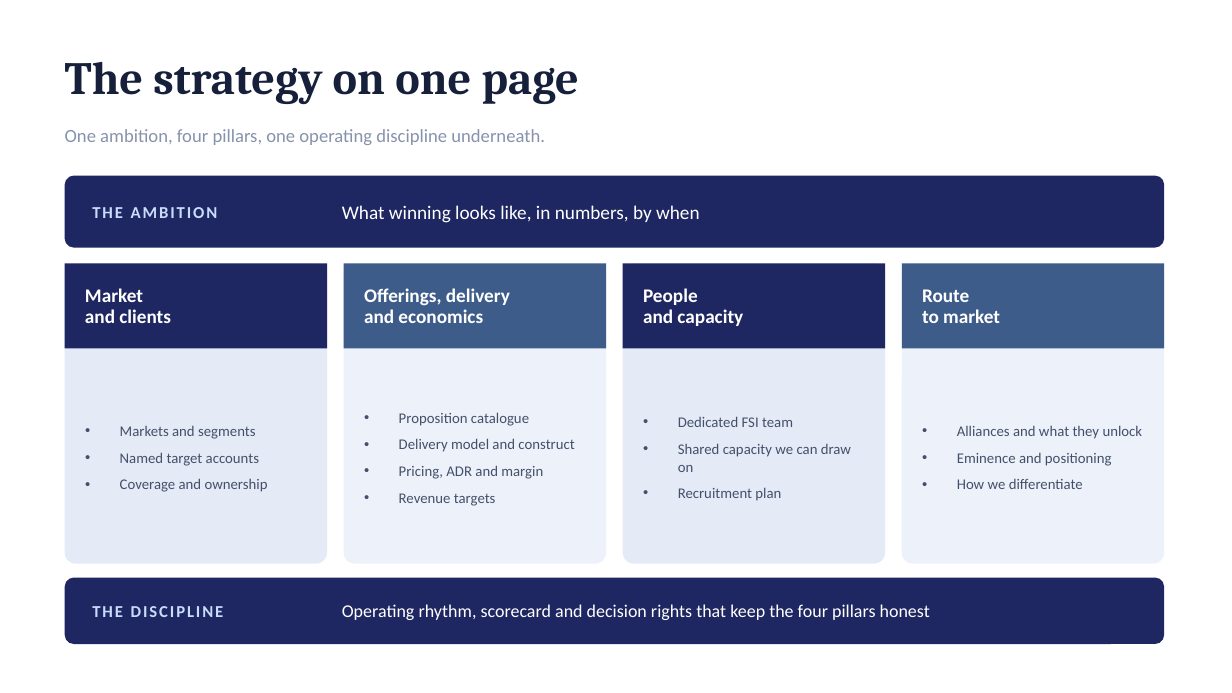
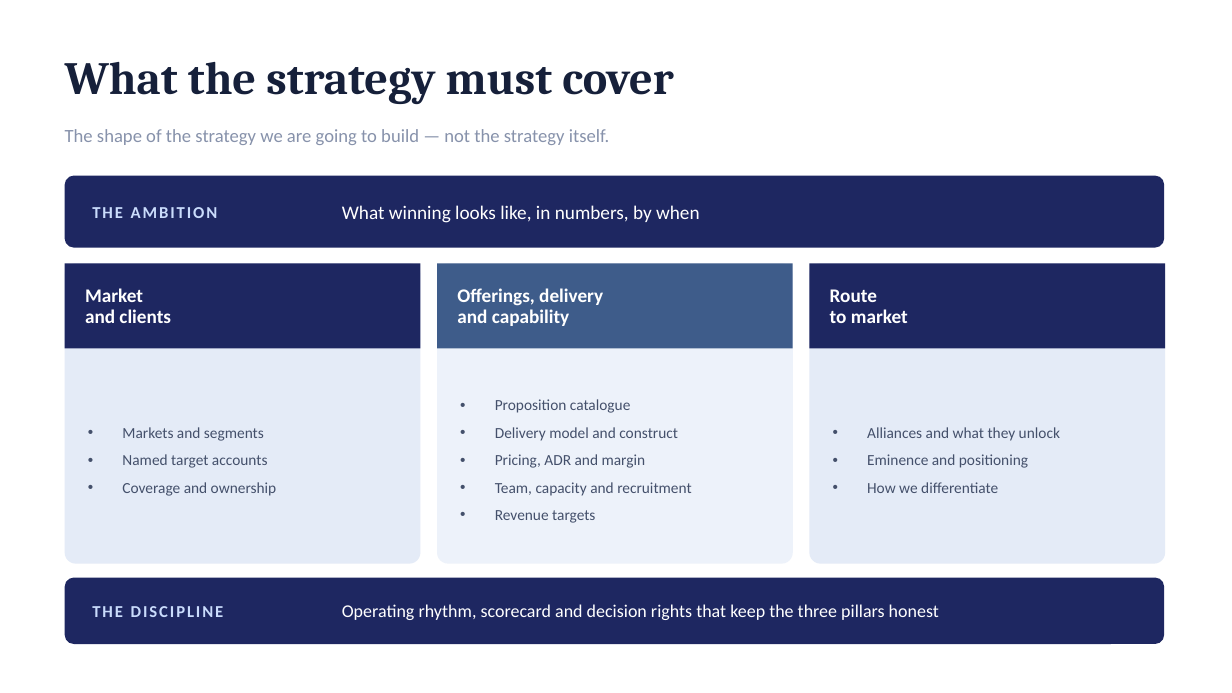
Before and after one commit to dhajjar-cyber/bae, a slide deck: slide 4 of FSI strategy/EAIND-FSI-Strategy-Development-Plan.pptx. Drawn at 1232x693 pixels with LibreOffice and Linux fonts; fonts in the diff are those of the drawing. Boxes give left, top, right and bottom in pixels: in the first picture for what was removed or moved away, otherwise in the second. Text is boxed around its words. In the diff, an @@ line names an element or a change of style, - is before the commit and + after.

```diff
--- a/FSI strategy/EAIND-FSI-Strategy-Development-Plan.pptx
+++ b/FSI strategy/EAIND-FSI-Strategy-Development-Plan.pptx
@@ text at (x1=65, y1=62, x2=673, y2=104): text changed @@
-The strategy on one page
+What the strategy must cover
@@ text at (x1=65, y1=129, x2=609, y2=145): text changed @@
-One ambition, four pillars, one operating discipline underneath.
+The shape of the strategy we are going to build — not the strategy itself.
@@ rounded rectangle resized from (x1=65, y1=263, x2=327, y2=564) to (x1=65, y1=263, x2=421, y2=564) @@
@@ rounded rectangle at (x1=65, y1=263, x2=421, y2=564): proportions changed @@
@@ rectangle resized from (x1=65, y1=263, x2=327, y2=348) to (x1=65, y1=263, x2=421, y2=348) @@
@@ rounded rectangle at (x1=437, y1=263, x2=793, y2=564): proportions changed @@
@@ rounded rectangle resized from (x1=344, y1=263, x2=606, y2=564) to (x1=437, y1=263, x2=793, y2=564) @@
@@ rectangle resized from (x1=344, y1=263, x2=606, y2=348) to (x1=437, y1=263, x2=793, y2=348) @@
@@ text "Offerings, delivery" moved from (x1=364, y1=288, x2=510, y2=323) to (x1=457, y1=288, x2=603, y2=326) @@
@@ rounded rectangle removed at (x1=623, y1=263, x2=885, y2=564) @@
@@ rectangle removed at (x1=623, y1=263, x2=885, y2=348) @@
@@ rounded rectangle resized from (x1=902, y1=263, x2=1165, y2=564) to (x1=810, y1=263, x2=1165, y2=564) @@
@@ rounded rectangle at (x1=810, y1=263, x2=1165, y2=564): fill #EDF2FA to #E4EBF7; proportions changed @@
@@ rectangle resized from (x1=902, y1=263, x2=1165, y2=348) to (x1=810, y1=263, x2=1165, y2=348) @@
@@ rectangle at (x1=810, y1=263, x2=1165, y2=348): fill #3E5C8A to #1E2761 @@
@@ text "Route" moved from (x1=922, y1=289, x2=1000, y2=323) to (x1=830, y1=289, x2=908, y2=323) @@
@@ text removed at (x1=643, y1=288, x2=743, y2=326) @@
-People
-and capacity
@@ text at (x1=457, y1=309, x2=569, y2=326): text changed @@
-and economics
+and capability
@@ text "Markets and segments" at (x1=122, y1=427, x2=277, y2=496): size 11.5 to 12 pt @@
@@ text "Proposition catalogue" moved from (x1=399, y1=412, x2=574, y2=506) to (x1=495, y1=399, x2=691, y2=523) @@
@@ text "Alliances and what they unlock" at (x1=867, y1=427, x2=1060, y2=493): size 11.5 to 12 pt @@
@@ text "Alliances and what they unlock" moved from (x1=957, y1=425, x2=1143, y2=489) to (x1=867, y1=427, x2=1060, y2=493) @@
@@ text at (x1=495, y1=399, x2=678, y2=523): size 11.5 to 12 pt in "Proposition catalogue", "Delivery model and construct", "Pricing, ADR and margin", "Revenue targets" @@
@@ text removed at (x1=678, y1=416, x2=851, y2=501) @@
-• Dedicated FSI team
-• Shared capacity we can draw on
-• Recruitment plan
@@ text at (x1=495, y1=482, x2=691, y2=496): paragraph added @@
+• Team, capacity and recruitment
@@ text at (x1=342, y1=604, x2=939, y2=620): text changed @@
-Operating rhythm, scorecard and decision rights that keep the four pillars honest
+Operating rhythm, scorecard and decision rights that keep the three pillars honest
```
Also in this commit, not shown: 12 other slides changed, 1 slide added, 2 other files.
